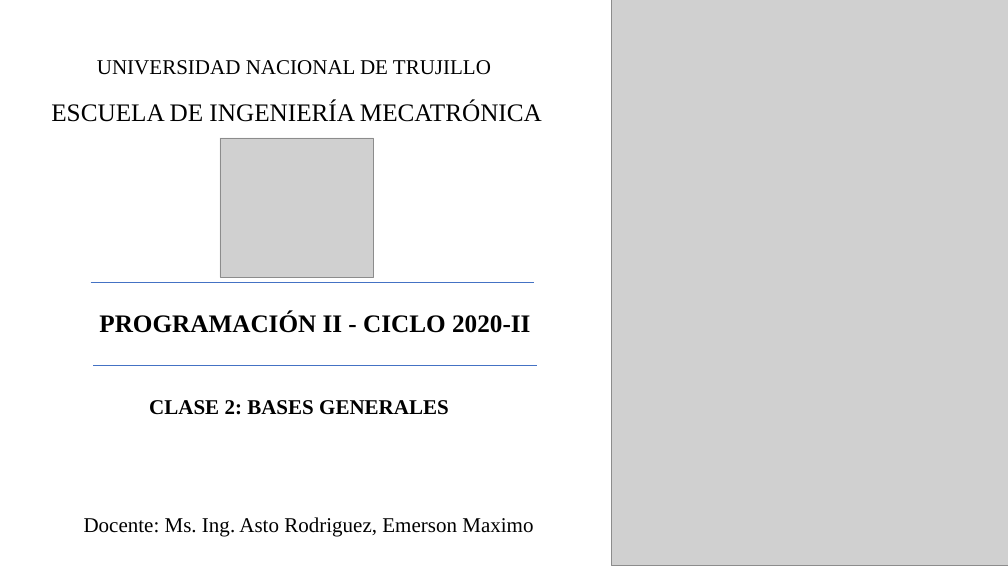
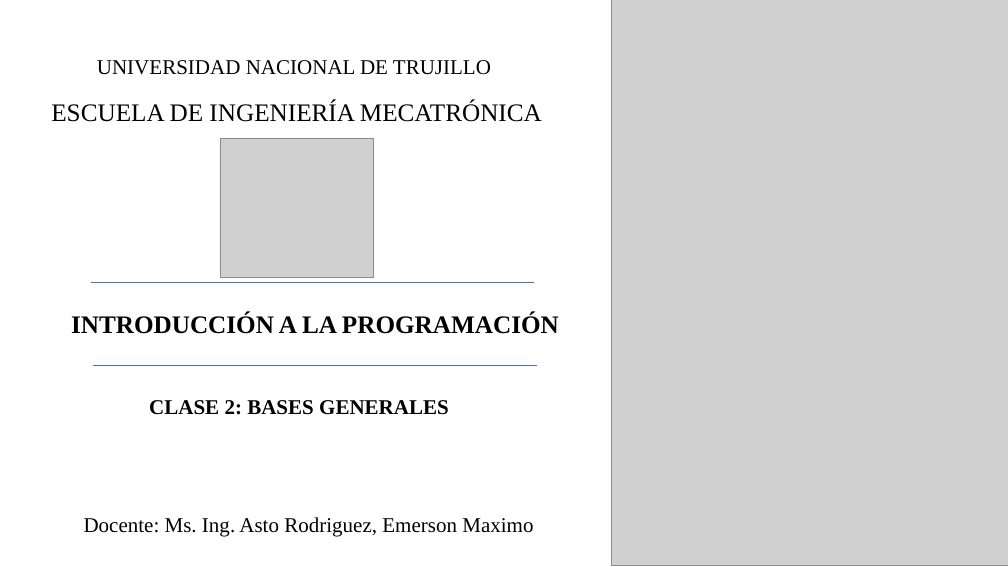
Before and after one commit to eastor112/prograIntro2021, a slide deck: slide 1 of Clase 7/[01]-Python.pptx. Drawn at 1008x567 pixels with LibreOffice and Linux fonts; fonts in the diff are those of the drawing; grey boxes stand for pictures. Boxes give left, top, right and bottom in pixels: in the first picture for what was removed or moved away, otherwise in the second. Text is boxed around its words. In the diff, an @@ line names an element or a change of style, - is before the commit and + after.

```diff
--- a/Clase 7/[01]-Python.pptx
+++ b/Clase 7/[01]-Python.pptx
@@ text at box(71, 313, 559, 334): text changed @@
-PROGRAMACIÓN II - CICLO 2020-II
+INTRODUCCIÓN A LA PROGRAMACIÓN
```
Also in this commit, not shown: 41 slides removed, 7 other files.
